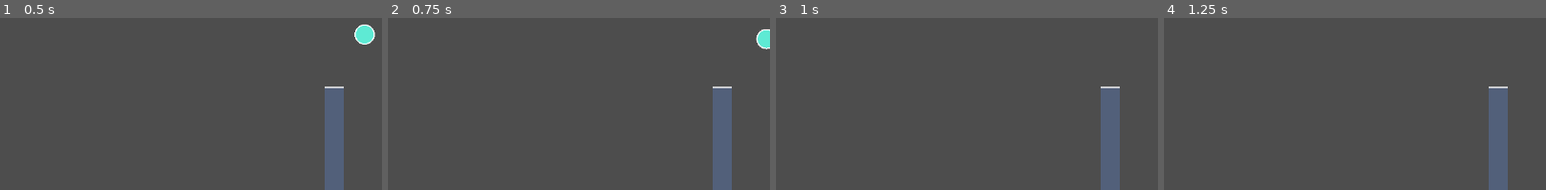
Above: before the commit, frames 1-4 (left to right).
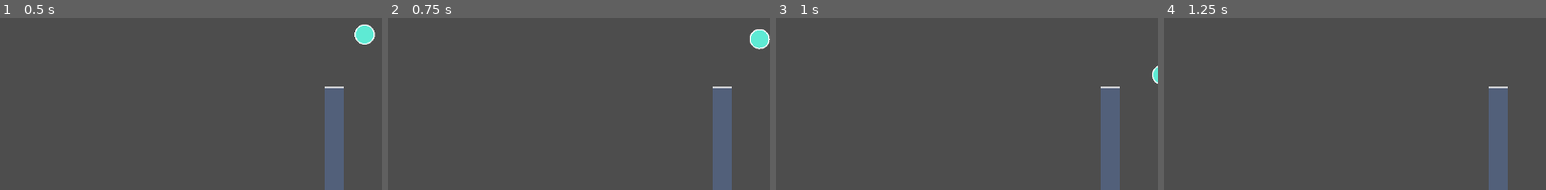
Above: after the commit, the same moments.

Repository: Px1906/Kinema
Game: Godot game, scene res://scenes/levels/surfaces_test.tscn
Two runs of this game, one before a commit and one after it. Both use one fixed random seed, a clock stepped at 60 frames per second and the inputs below.
Inputs (mouse positions are % of the whole screen's width and height, from its top left):
- Up to frame 1 (0.5 s): no input
- Up to frame 2 (0.75 s): tap Enter at 0.5 s; move the mouse to (72, 32) at 0.52 s; tap Space at 0.6 s; click (72, 32) at 0.67 s
- Up to frame 3 (1 s): tap Space at 0.77 s
- Up to frame 4 (1.25 s): tap Space at 1.07 s
The pictures show only the part of the screen within x 50-100%, y 0-50%; the shares and areas given below are measured in that part.

Frame 1 is identical in both runs. In frame 2, 0.4% of the frame differs, in the area x 94-100%, y 6-19%; in frame 3, 0.1%; in frame 4, nothing differs.

Commit message:
refactor(gameplay): melhoria nos estados do player e flow de lançamento

Diff:
--- a/scripts/levels/player_gravity_test.gd
+++ b/scripts/levels/player_gravity_test.gd
@@ -19,5 +19,5 @@
 			and event.keycode == KEY_SPACE:
 		if rope != null and rope.is_player_attached():
 			rope.detach_player()
-		elif controls == null and player.state == Player.State.PREPARANDO:
+		elif player.get_state() == Player.State.PREPARANDO:
 			player.launch()
--- a/scripts/player/player.gd
+++ b/scripts/player/player.gd
@@ -4,13 +4,13 @@
 enum State { PREPARANDO, MOVENDO, PAROU }
 
 const STOP_SPEED_SQUARED_THRESHOLD := 3.0
+const STOP_CONFIRMATION_TIME := 0.1
 const OUTLINE_SEGMENTS := 32
 const OUTLINE_WIDTH := 2.0
 const LAUNCH_ARROW_WIDTH := 3.0
 
 signal launched(velocity: Vector2)
 signal stopped
-signal reset
 signal obstacle_hit
 signal launch_parameters_changed(speed: float, angle_degrees: float)
 
@@ -28,37 +28,26 @@
 @export_range(0.0, 180.0, 1.0) var launch_angle_degrees: float = 0.0
 @export_range(0.0, 1000.0, 1.0) var launch_speed: float = 100.0
 
-var state: State = State.PREPARANDO
-var spawn_position: Vector2
-var _spawn_launch_speed: float
-var _spawn_launch_angle_degrees: float
+var _state: State = State.PREPARANDO
 var launch_velocity := Vector2.ZERO
 var _stop_detection_enabled := true
+var _stop_detection_time := 0.0
 var _obstacle_hit_queued := false
-var _spawn_reset_pending := false
 
 @onready var collision_shape: CollisionShape2D = $CollisionShape2D
 
 
 func _ready() -> void:
-	spawn_position = global_position
-	_spawn_launch_speed = launch_speed
-	_spawn_launch_angle_degrees = launch_angle_degrees
 	if collision_shape.shape != null:
 		collision_shape.shape = collision_shape.shape.duplicate()
 	_update_collision_shape()
 	freeze = true
+	set_physics_process(false)
 	queue_redraw()
 
 
 func _integrate_forces(state_2d: PhysicsDirectBodyState2D) -> void:
-	if _spawn_reset_pending:
-		state_2d.transform = Transform2D(0.0, spawn_position)
-		state_2d.linear_velocity = Vector2.ZERO
-		state_2d.angular_velocity = 0.0
-		_spawn_reset_pending = false
-
-	if state == State.MOVENDO:
+	if _state == State.MOVENDO:
 		for contact_index in range(state_2d.get_contact_count()):
 			var body := state_2d.get_contact_collider_object(contact_index)
 			if body is SolidSurface and body.is_obstacle:
@@ -66,12 +55,21 @@
 				break
 
 
-func _physics_process(_delta: float) -> void:
-	if _stop_detection_enabled and state == State.MOVENDO \
-			and linear_velocity.length_squared() < STOP_SPEED_SQUARED_THRESHOLD:
-		state = State.PAROU
+func _physics_process(delta: float) -> void:
+	if not _stop_detection_enabled or _state != State.MOVENDO:
+		return
+
+	if linear_velocity.length_squared() < STOP_SPEED_SQUARED_THRESHOLD:
+		_stop_detection_time += delta
+		if _stop_detection_time < STOP_CONFIRMATION_TIME:
+			return
+
+		_state = State.PAROU
+		set_physics_process(false)
 		stopped.emit()
 		queue_redraw()
+	else:
+		_stop_detection_time = 0.0
 
 
 func _queue_obstacle_hit() -> void:
@@ -84,12 +82,18 @@
 
 func _notify_obstacle_hit() -> void:
 	_obstacle_hit_queued = false
-	if state == State.MOVENDO:
+	if _state == State.MOVENDO:
 		obstacle_hit.emit()
+
+
+func get_state() -> State:
+	return _state
 
 
 func set_stop_detection_enabled(enabled: bool) -> void:
 	_stop_detection_enabled = enabled
+	if not enabled:
+		_stop_detection_time = 0.0
 
 
 func set_launch_parameters(speed: float, angle_degrees: float) -> void:
@@ -101,27 +105,15 @@
 
 
 func launch() -> void:
-	if state != State.PREPARANDO:
+	if _state != State.PREPARANDO:
 		return
-	_spawn_reset_pending = false
 	set_launch_parameters(launch_speed, launch_angle_degrees)
 	freeze = false
-	linear_velocity = launch_velocity * 2
-	state = State.MOVENDO
+	linear_velocity = launch_velocity
+	_stop_detection_time = 0.0
+	_state = State.MOVENDO
+	set_physics_process(true)
 	launched.emit(launch_velocity)
-	queue_redraw()
-
-
-func reset_to_spawn() -> void:
-	_spawn_reset_pending = true
-	freeze = true
-	linear_velocity = Vector2.ZERO
-	angular_velocity = 0.0
-	global_position = spawn_position
-	rotation = 0.0
-	state = State.PREPARANDO
-	set_launch_parameters(_spawn_launch_speed, _spawn_launch_angle_degrees)
-	reset.emit()
 	queue_redraw()
 
 
@@ -139,7 +131,7 @@
 	draw_circle(Vector2.ZERO, radius, particle_color)
 	draw_arc(Vector2.ZERO, radius, 0.0, TAU, OUTLINE_SEGMENTS, Color.WHITE, OUTLINE_WIDTH)
 
-	if state == State.PREPARANDO:
+	if _state == State.PREPARANDO:
 		_draw_launch_arrow()
 
 func _draw_launch_arrow() -> void:
--- a/scripts/ui/launch_controls.gd
+++ b/scripts/ui/launch_controls.gd
@@ -44,7 +44,6 @@
 	_connect_rope()
 	# O botão Lançar continua visível; só fica desativado depois do lançamento.
 	player.launched.connect(func(_v: Vector2) -> void: _launch_button.disabled = true)
-	player.reset.connect(_on_player_reset)
 
 	_on_player_params_changed(player.launch_speed, player.launch_angle_degrees)
 	player.set_launch_parameters(player.launch_speed, player.launch_angle_degrees)
@@ -139,15 +138,6 @@
 	_angle_label.text = "Ângulo: %d°" % angle
 
 
-func _unhandled_input(event: InputEvent) -> void:
-	if event is InputEventKey and event.pressed and not event.echo \
-			and event.keycode == KEY_SPACE:
-		if rope != null and rope.is_player_attached():
-			_release_player()
-		elif player.state == Player.State.PREPARANDO:
-			player.launch()
-
-
 func _release_player() -> void:
 	if rope == null or not rope.is_player_attached():
 		return
@@ -161,7 +151,3 @@
 
 func _on_player_detached(_detached_player: Player) -> void:
 	_release_button.disabled = true
-
-
-func _on_player_reset() -> void:
-	_launch_button.disabled = false
--- a/scripts/ui/mouse_control.gd
+++ b/scripts/ui/mouse_control.gd
@@ -29,7 +29,7 @@
 	if player == null:
 		return
 
-	var preparando := player.state == Player.State.PREPARANDO
+	var preparando := player.get_state() == Player.State.PREPARANDO
 	mouse_filter = Control.MOUSE_FILTER_STOP if preparando else Control.MOUSE_FILTER_IGNORE
 	if preparando:
 		_atualizar_area_interacao()
@@ -46,7 +46,7 @@
 		return
 
 	if event is InputEventMouseButton and event.button_index == MOUSE_BUTTON_LEFT:
-		if event.pressed and player.state == Player.State.PREPARANDO:
+		if event.pressed and player.get_state() == Player.State.PREPARANDO:
 			_arrastando = true
 			_inicio = size / 2.0
 			_atual = event.position
@@ -56,7 +56,7 @@
 		accept_event()
 
 	elif event is InputEventMouseMotion and _arrastando:
-		if player.state != Player.State.PREPARANDO:
+		if player.get_state() != Player.State.PREPARANDO:
 			_arrastando = false
 		else:
 			_atual = event.position
@@ -65,7 +65,7 @@
 		accept_event()
 
 	elif event is InputEventMouseButton and event.button_index == MOUSE_BUTTON_RIGHT:
-		if event.pressed and player.state == Player.State.PREPARANDO and _arrastando:
+		if event.pressed and player.get_state() == Player.State.PREPARANDO and _arrastando:
 			player.launch()
 
 
